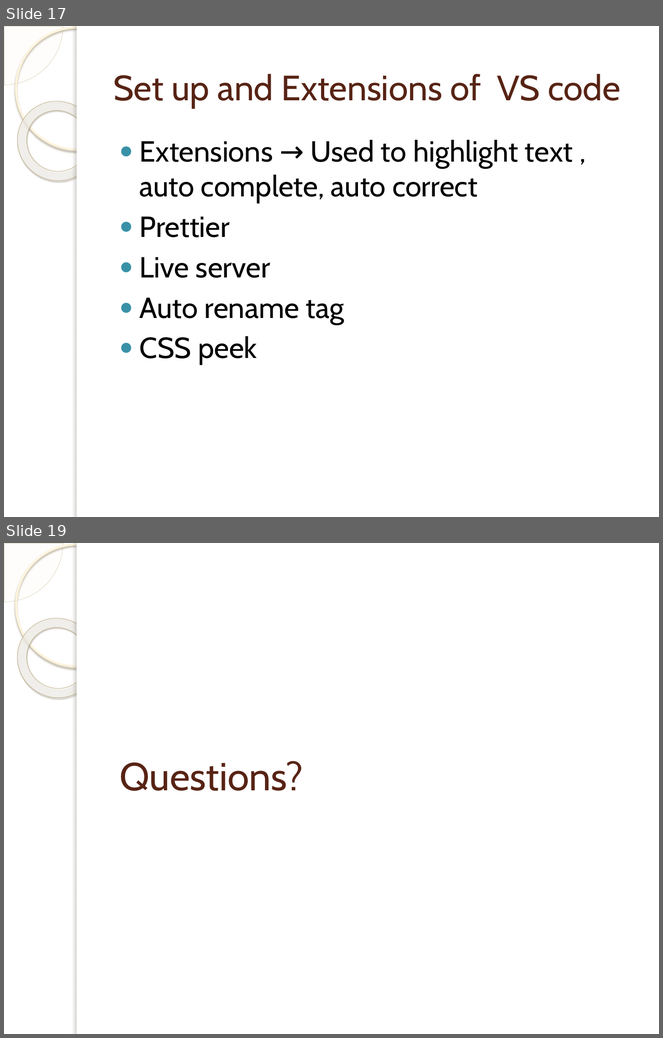
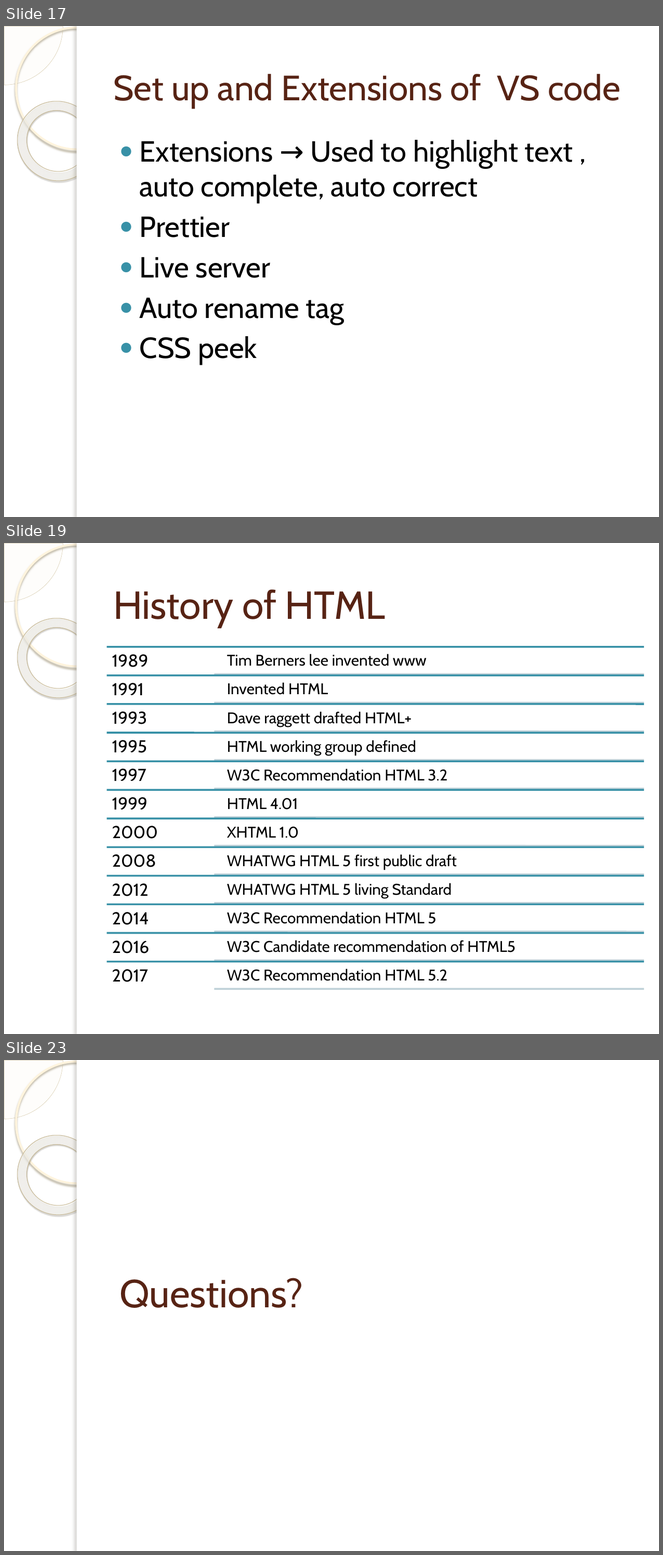
Before and after one commit to deepthimedisetty23/entri-notes, a slide deck: Session wise ppts and notes/session-1.pptx. Shown one above the other, each under a label of ours: slides 17 and 19 before the commit, slides 17, 19 and 23 after it; the slides between them are not shown. The pictures are 663x1038 and 663x1555 pixels, drawn with LibreOffice and Linux fonts; fonts in the diff are those of the drawing; background and template pictures are left out. Boxes give left, top, right and bottom in pixels: in the first picture for what was removed or moved away, otherwise in the second. Text is boxed around its words. In the diff, an @@ line names an element or a change of style, - is before the commit and + after.

```diff
--- a/Session wise ppts and notes/session-1.pptx
+++ b/Session wise ppts and notes/session-1.pptx
@@ slide 19 added at [4, 543, 659, 1034], background picture (left out); not listed: 5 template elements that a slide beside it also shows @@
@@ title added at [113, 589, 386, 627], 43 pt, text #572314 @@
+History of HTML
@@ group added at [107, 647, 644, 989]: 24 lines, 24 texts @@
+1989
+Tim Berners lee invented www
+1991
+Invented HTML
+1993
+Dave raggett drafted HTML+
+1995
+HTML working group defined
+1997
+W3C Recommendation HTML 3.2
+1999
+HTML 4.01
+2000
+XHTML 1.0
+2008
+WHATWG HTML 5 first public draft
+2012
+WHATWG HTML 5 living Standard
+2014
+W3C Recommendation HTML 5
+2016
+W3C Candidate recommendation of HTML5
+2017
+W3C Recommendation HTML 5.2
@@ what was slide 19 is now slide 23 @@
```
Also in this commit, not shown: 1 slide changed, 4 other slides added, 1 slide removed, 5 other files.
